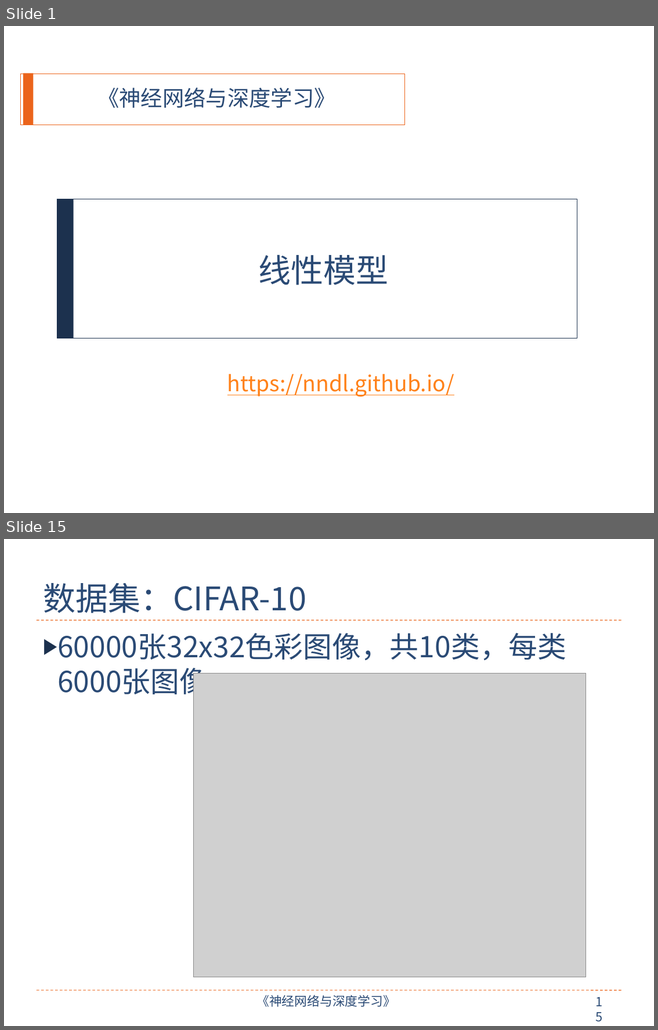
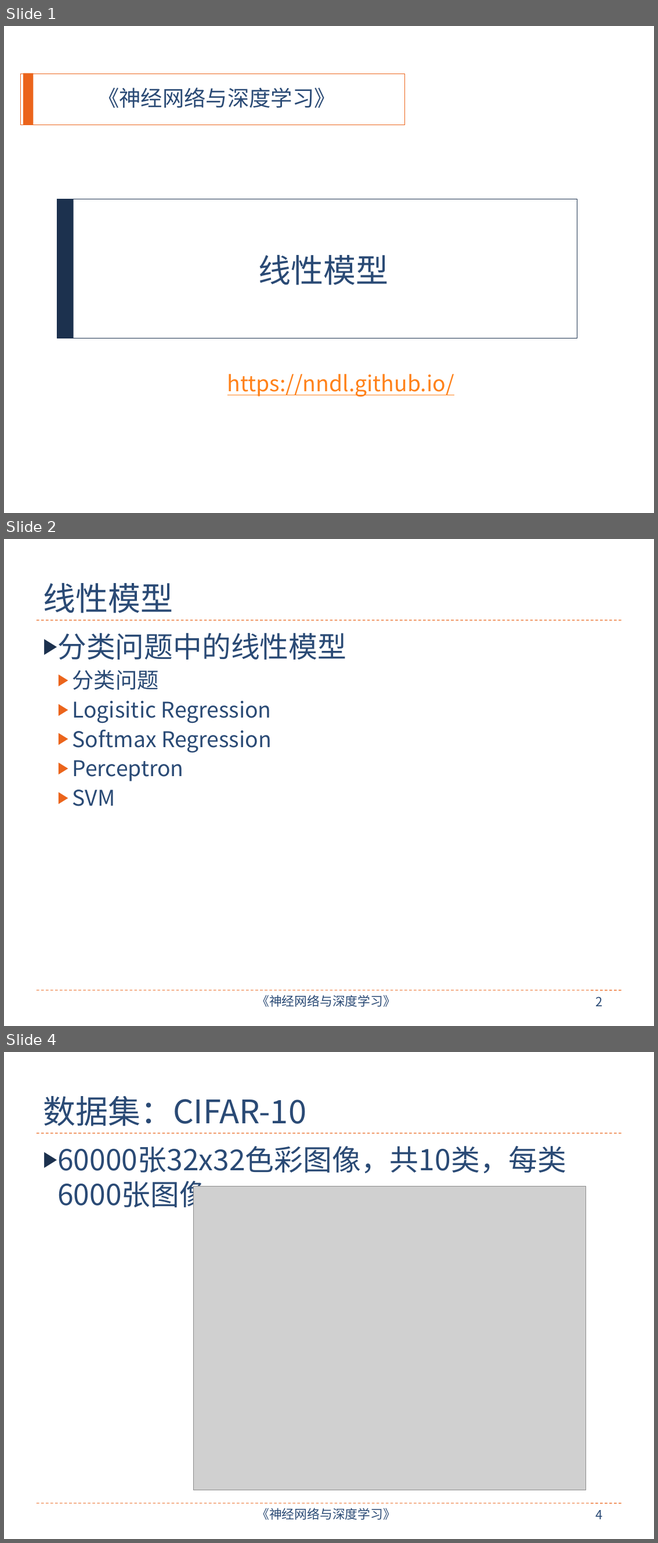
Before and after one commit to nndl/nndl.github.io, a slide deck: ppt/chap-线性模型.pptx. Shown one above the other, each under a label of ours: slides 1 and 15 before the commit, slides 1, 2 and 4 after it; the slides between them are not shown. The pictures are 658x1030 and 658x1543 pixels, drawn with LibreOffice and Linux fonts; fonts in the diff are those of the drawing; grey boxes stand for pictures. Boxes give left, top, right and bottom in pixels: in the first picture for what was removed or moved away, otherwise in the second. Text is boxed around its words. In the diff, an @@ line names an element or a change of style, - is before the commit and + after.

```diff
--- a/ppt/chap-线性模型.pptx
+++ b/ppt/chap-线性模型.pptx
@@ slide 2 added at <box>4,539,654,1026</box>, background #FFFFFF; not listed: 4 template elements that a slide beside it also shows @@
@@ title added at <box>43,583,173,613</box>, 36 pt, text #2A4A75 @@
+线性模型
@@ text added at <box>57,633,346,806</box>, 24 pt, text #2A4A75 @@
+▶ 分类问题中的线性模型
+  ▶ 分类问题
+  ▶ Logisitic Regression
+  ▶ Softmax Regression
+  ▶ Perceptron
+  ▶ SVM
@@ what was slide 15 is now slide 4 @@
@@ page number at <box>595,1510,602,1519</box>: text changed @@
-15
+4
```
Also in this commit, not shown: 1 other slide added, 1 slide removed.
